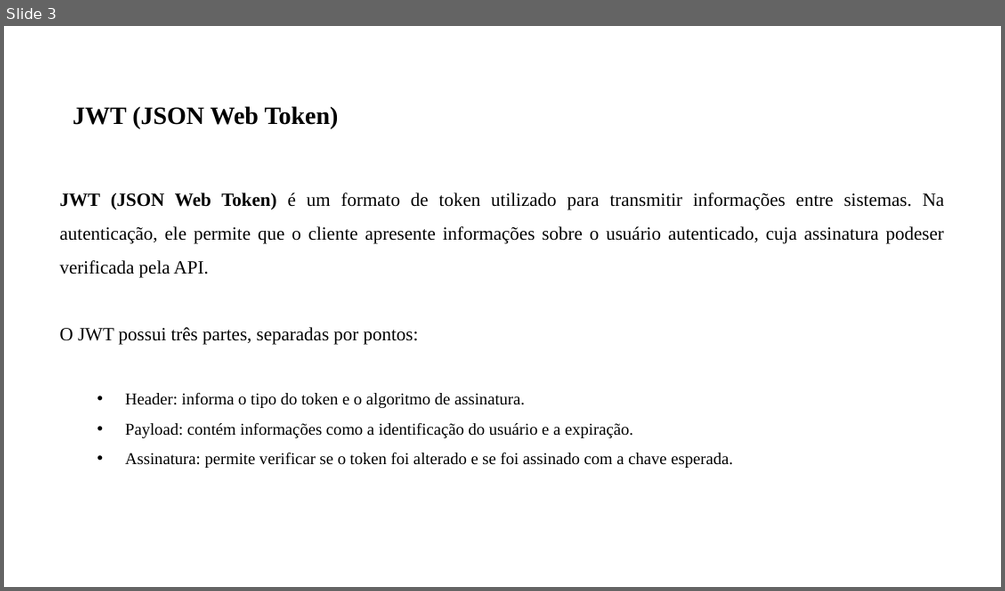
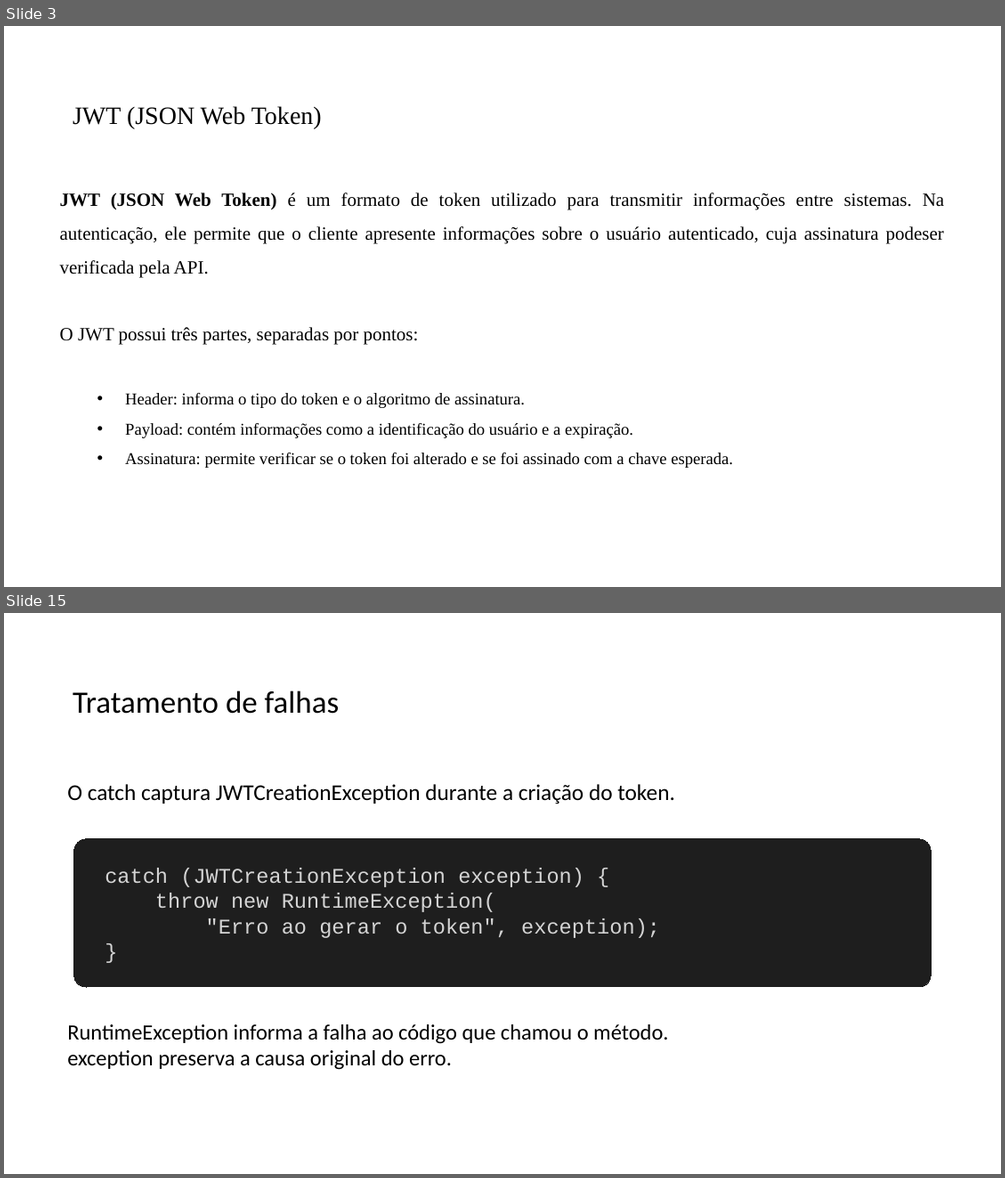
Before and after one commit to PedroMiho/UMC, a slide deck: engenharia-software/software-corporativo/boas-praticas/aula-07-JWT/spring-security.pptx. Shown one above the other, each under a label of ours: slide 3 before the commit, slides 3 and 15 after it; the slides between them are not shown. The pictures are 1005x591 and 1005x1178 pixels, drawn with LibreOffice and Linux fonts; fonts in the diff are those of the drawing; background and template pictures are left out. Boxes give left, top, right and bottom in pixels: in the first picture for what was removed or moved away, otherwise in the second. Text is boxed around its words. In the diff, an @@ line names an element or a change of style, - is before the commit and + after.

```diff
--- a/engenharia-software/software-corporativo/boas-praticas/aula-07-JWT/spring-security.pptx
+++ b/engenharia-software/software-corporativo/boas-praticas/aula-07-JWT/spring-security.pptx
@@ slide 15 added at <box>4,613,1001,1174</box>, background #FFFFFF @@
@@ title added at <box>73,690,340,714</box>, 30 pt, text #000000 @@
+Tratamento de falhas
@@ text added at <box>67,784,675,804</box>, 21.8 pt, text #000000 @@
+O catch captura JWTCreationException durante a criação do token.
@@ rounded rectangle added at <box>74,839,931,987</box>, fill #1E1E1E, outline #1E1E1E 0.75 pt @@
@@ text added at <box>105,868,660,938</box>, 20.2 pt, text #D4D4D4 @@
+catch (JWTCreationException exception) {
+throw new RuntimeException(
+"Erro ao gerar o token", exception);
+}
@@ text added at <box>67,1024,668,1070</box>, 21 pt, text #000000 @@
+RuntimeException informa a falha ao código que chamou o método.
+exception preserva a causa original do erro.
@@ slide 3 changed as well @@
@@ title "JWT (JSON Web Token)" at <box>73,106,322,129</box>: bold off @@
```
Also in this commit, not shown: 12 other slides added.
